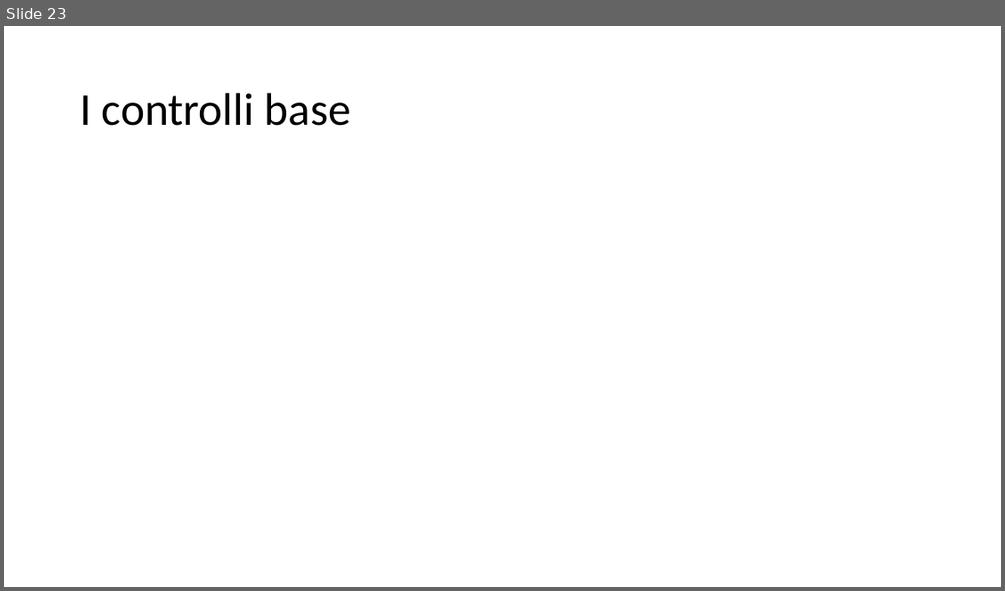
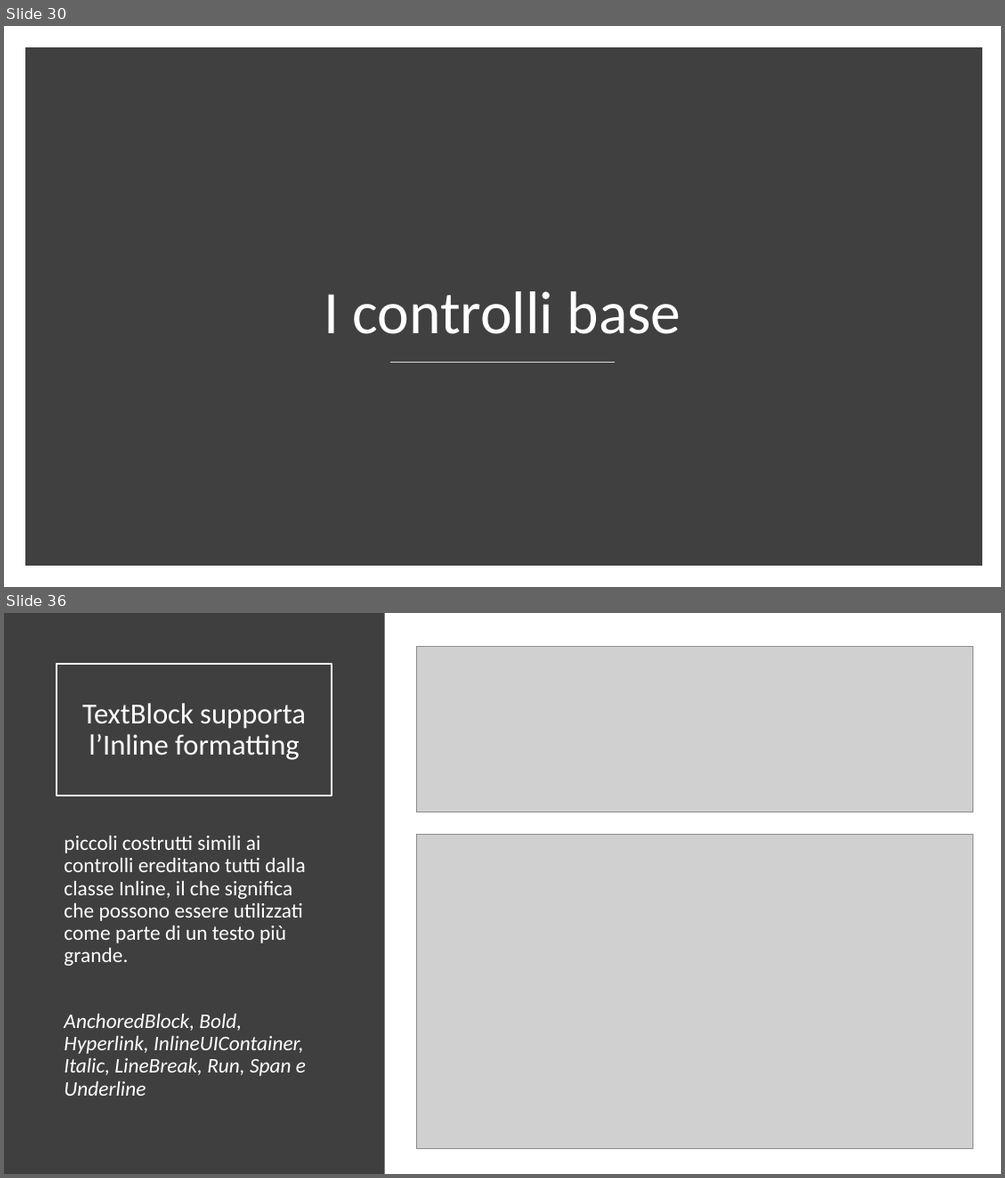
Before and after one commit to danieleromanazzi/wpf-tutorial, a slide deck: wpf-tutorial.pptx. Shown one above the other, each under a label of ours: slide 23 before the commit, slides 30 and 36 after it; the slides between them are not shown. The pictures are 1005x591 and 1005x1178 pixels, drawn with LibreOffice and Linux fonts; fonts in the diff are those of the drawing; grey boxes stand for pictures. Boxes give left, top, right and bottom in pixels: in the first picture for what was removed or moved away, otherwise in the second. Text is boxed around its words. In the diff, an @@ line names an element or a change of style, - is before the commit and + after.

```diff
--- a/wpf-tutorial.pptx
+++ b/wpf-tutorial.pptx
@@ slide 36 added at (4, 613, 1001, 1174), background #FFFFFF @@
@@ rectangle added at (4, 613, 385, 1174), fill #3F3F3F @@
@@ title added at (57, 664, 332, 795), outline #FFFFFF 1.5 pt, 28 pt, text #FFFFFF @@
+TextBlock supporta l’Inline formatting
@@ picture added at (417, 647, 973, 811) @@
@@ text added at (64, 835, 306, 1095), 20 pt, text #FFFFFF @@
+piccoli costrutti simili ai controlli ereditano tutti dalla classe Inline, il che significa che possono essere utilizzati come parte di un testo più grande.
+AnchoredBlock, Bold, Hyperlink, InlineUIContainer, Italic, LineBreak, Run, Span e Underline
@@ picture added at (417, 835, 973, 1149) @@
@@ what was slide 23 is now slide 30 @@
@@ slide 30 changed as well @@
@@ rectangle added at (30, 52, 977, 561), fill #404040, outline #404040 10 pt @@
@@ title "I controlli base": place and size @@
-title "I controlli base" at (80, 93, 351, 126)
+title "I controlli base" at (324, 291, 681, 334)
@@ title "I controlli base" at (324, 291, 681, 334): size 44 to 58 pt, text colour #000000 to #FFFFFF; alignment left to centre; vertical alignment middle to bottom @@
@@ line added from (390, 362) to (615, 362), #D9D9D9 1 pt @@
```
Also in this commit, not shown: 16 other slides changed, 56 other slides added, 4 slides removed, 3 other files.
